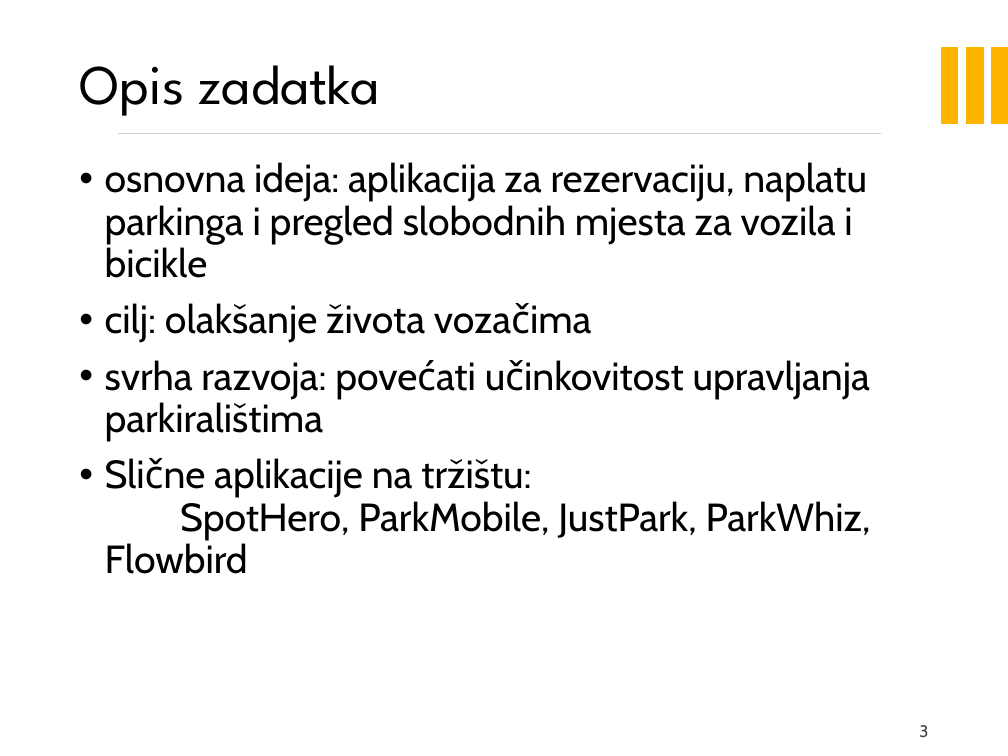
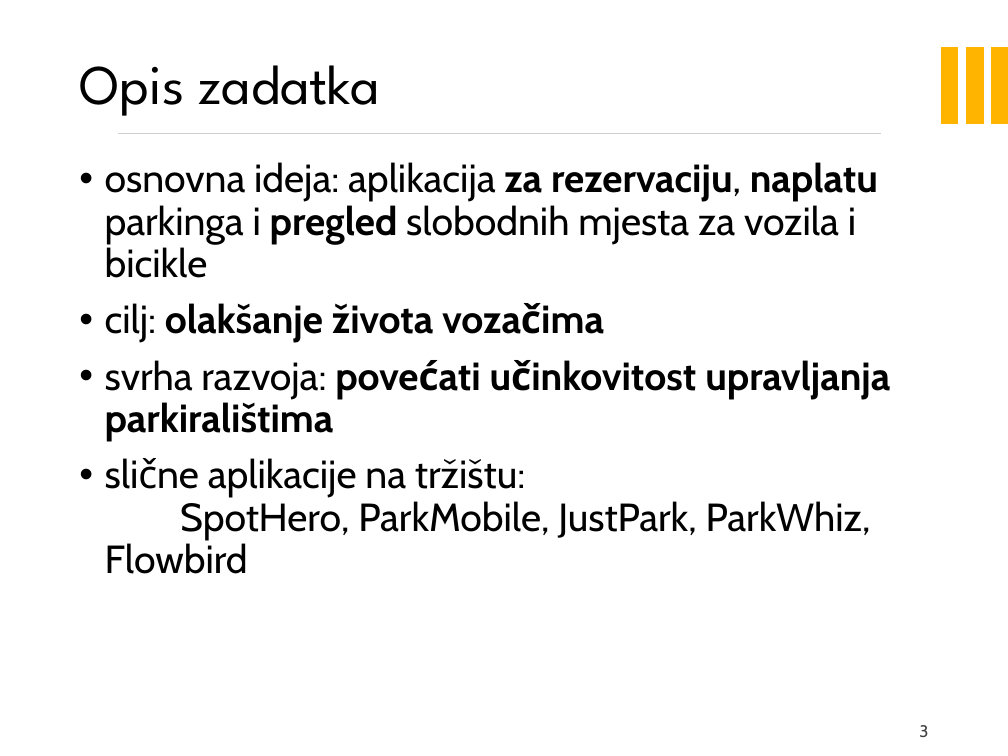
Before and after one commit to marioolcar/LETECI_MEDVJEDICI, a slide deck: slide 3 of PrezentacijaProjekata_LeteciMedvjedici_SpotiPicker.pptx. Drawn at 1008x756 pixels with LibreOffice and Linux fonts; fonts in the diff are those of the drawing; background and template pictures are left out. Boxes give left, top, right and bottom in pixels: in the first picture for what was removed or moved away, otherwise in the second. Text is boxed around its words. In the diff, an @@ line names an element or a change of style, - is before the commit and + after.

```diff
--- a/PrezentacijaProjekata_LeteciMedvjedici_SpotiPicker.pptx
+++ b/PrezentacijaProjekata_LeteciMedvjedici_SpotiPicker.pptx
@@ text at box(105, 162, 890, 442): bold on in "za rezervaciju, naplatu pregled", "olakšanje života vozačima", "povećati učinkovitost upravljanja parkiralištima" @@
@@ text at box(105, 458, 871, 574): text changed @@
-• Slične aplikacije na tržištu:
-  SpotHero, ParkMobile, JustPark, ParkWhiz, Flowbird
+• slične aplikacije na tržištu:
+  SpotHero, ParkMobile, JustPark, ParkWhiz, Flowbird
```
Also in this commit, not shown: 5 other slides changed, 4 slides added, 4 slides removed.
